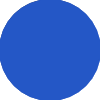
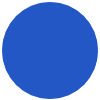
Layered file, before and after one edit (100 × 100). Changes by layer:
painted on "Paint Layer 1" over <box>0,0,100,100</box>
